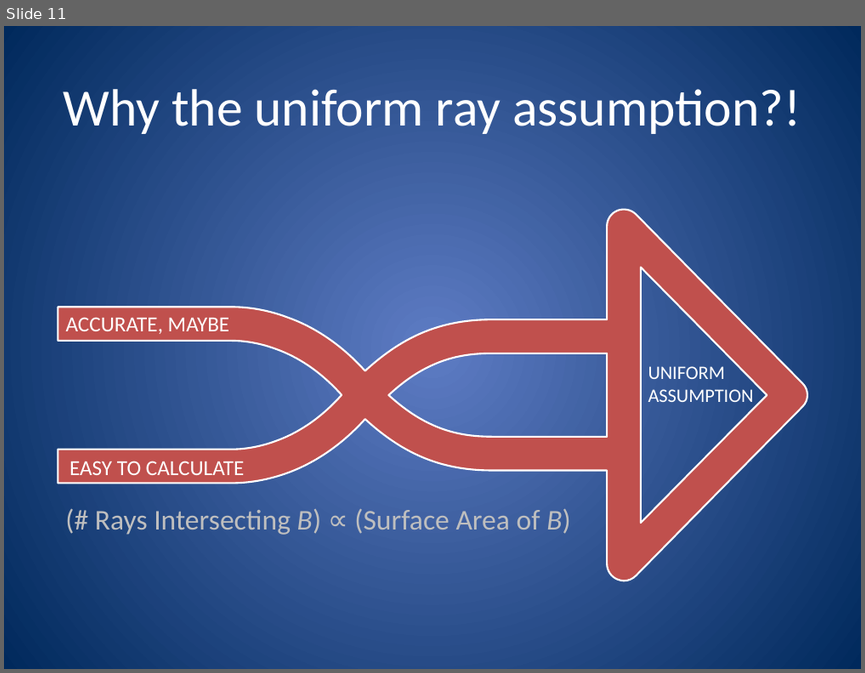
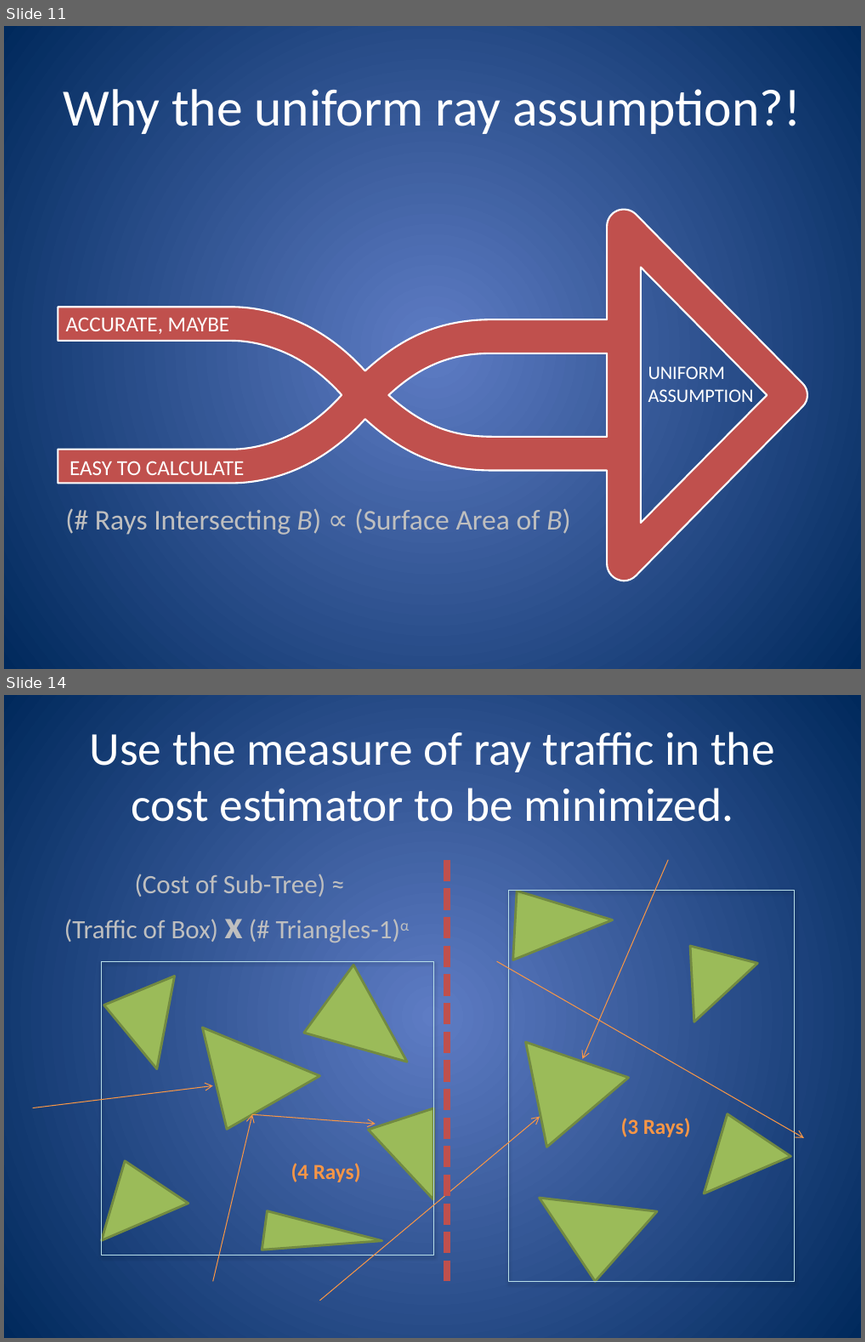
Before and after one commit to nfeltman/RayView, a slide deck: final/FinalPresentation.pptx. Shown one above the other, each under a label of ours: slide 11 before the commit, slides 11 and 14 after it; the slides between them are not shown. The pictures are 865x673 and 865x1342 pixels, drawn with LibreOffice and Linux fonts; fonts in the diff are those of the drawing. Boxes give left, top, right and bottom in pixels: in the first picture for what was removed or moved away, otherwise in the second. Text is boxed around its words. In the diff, an @@ line names an element or a change of style, - is before the commit and + after.

```diff
--- a/final/FinalPresentation.pptx
+++ b/final/FinalPresentation.pptx
@@ slide 14 added at bbox=[4, 695, 861, 1338], background gradient #5E7CC5 to #00295C @@
@@ title added at bbox=[90, 732, 774, 822], 39.6 pt, text #FFFFFF @@
+Use the measure of ray traffic in the cost estimator to be minimized.
@@ line added from (447, 860) to (447, 1281), #C0504D 6 pt dashed @@
@@ triangle added at bbox=[489, 862, 613, 959], fill #9BBB59, outline #738A42 2 pt @@
@@ text added at bbox=[64, 873, 409, 942], 22.2 pt, text #BFBFBF @@
+(Cost of Sub-Tree) ≈
+(Traffic of Box) x (# Triangles-1)α
@@ rectangle added at bbox=[508, 891, 794, 1281], outline #B7DEE8 0.75 pt @@
@@ triangle added at bbox=[690, 941, 760, 1021], fill #9BBB59, outline #738A42 2 pt @@
@@ rectangle added at bbox=[102, 961, 434, 1254], outline #B7DEE8 0.75 pt @@
@@ triangle added at bbox=[104, 958, 213, 1068], fill #9BBB59, outline #738A42 2 pt @@
@@ triangle added at bbox=[304, 957, 428, 1062], fill #9BBB59, outline #738A42 2 pt @@
@@ group added at bbox=[32, 860, 803, 1300]: 6 arrows @@
@@ triangle added at bbox=[177, 988, 320, 1129], fill #9BBB59, outline #738A42 2 pt @@
@@ triangle added at bbox=[486, 1005, 628, 1146], fill #9BBB59, outline #738A42 2 pt @@
@@ triangle added at bbox=[369, 1107, 434, 1199], fill #9BBB59, outline #738A42 2 pt @@
@@ text added at bbox=[621, 1117, 691, 1137], 18 pt, text #F79646, bold @@
+(3 Rays)
@@ triangle added at bbox=[704, 1114, 797, 1214], fill #9BBB59, outline #738A42 2 pt @@
@@ triangle added at bbox=[522, 1146, 657, 1281], fill #9BBB59, outline #738A42 2 pt @@
@@ triangle added at bbox=[102, 1160, 195, 1260], fill #9BBB59, outline #738A42 2 pt @@
@@ text added at bbox=[291, 1163, 361, 1182], 18 pt, text #F79646, bold @@
+(4 Rays)
@@ triangle added at bbox=[262, 1211, 384, 1265], fill #9BBB59, outline #738A42 2 pt @@
```
Also in this commit, not shown: 1 slide changed, 11 other slides added, 4 slides removed, 1 other file.
